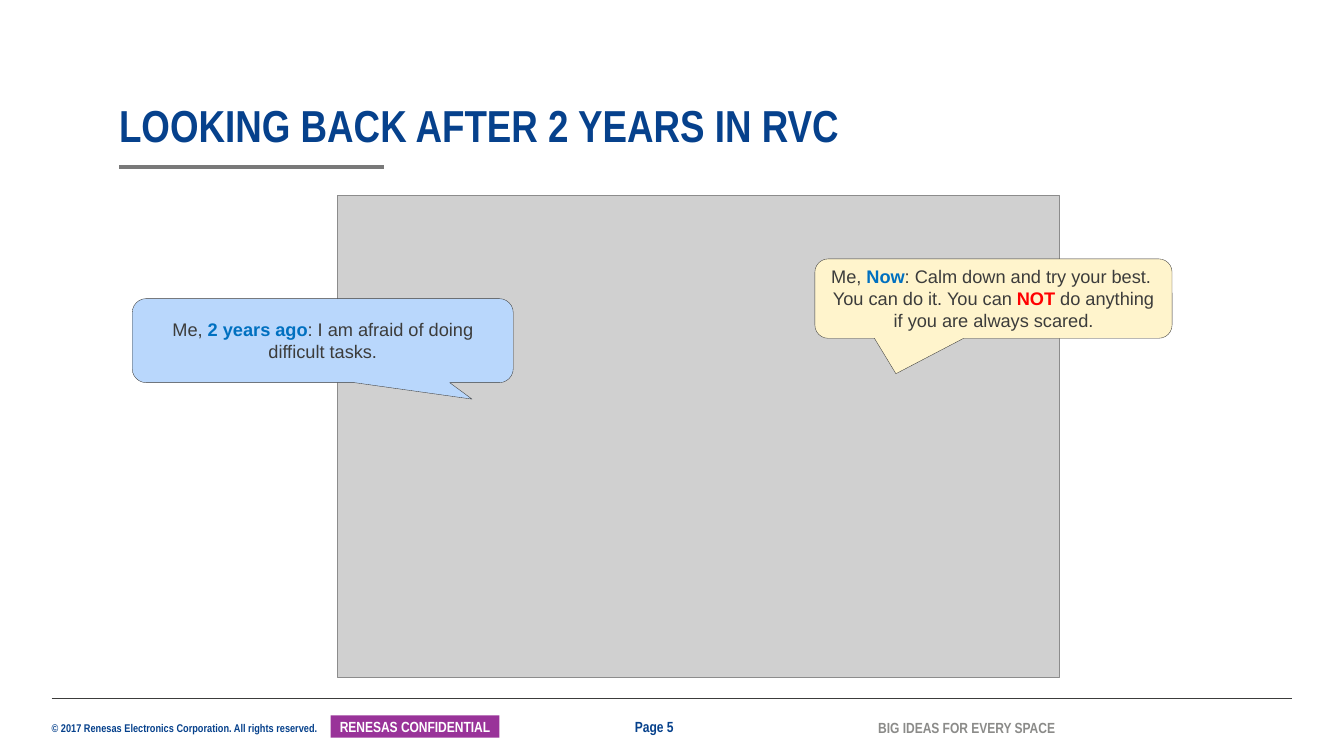
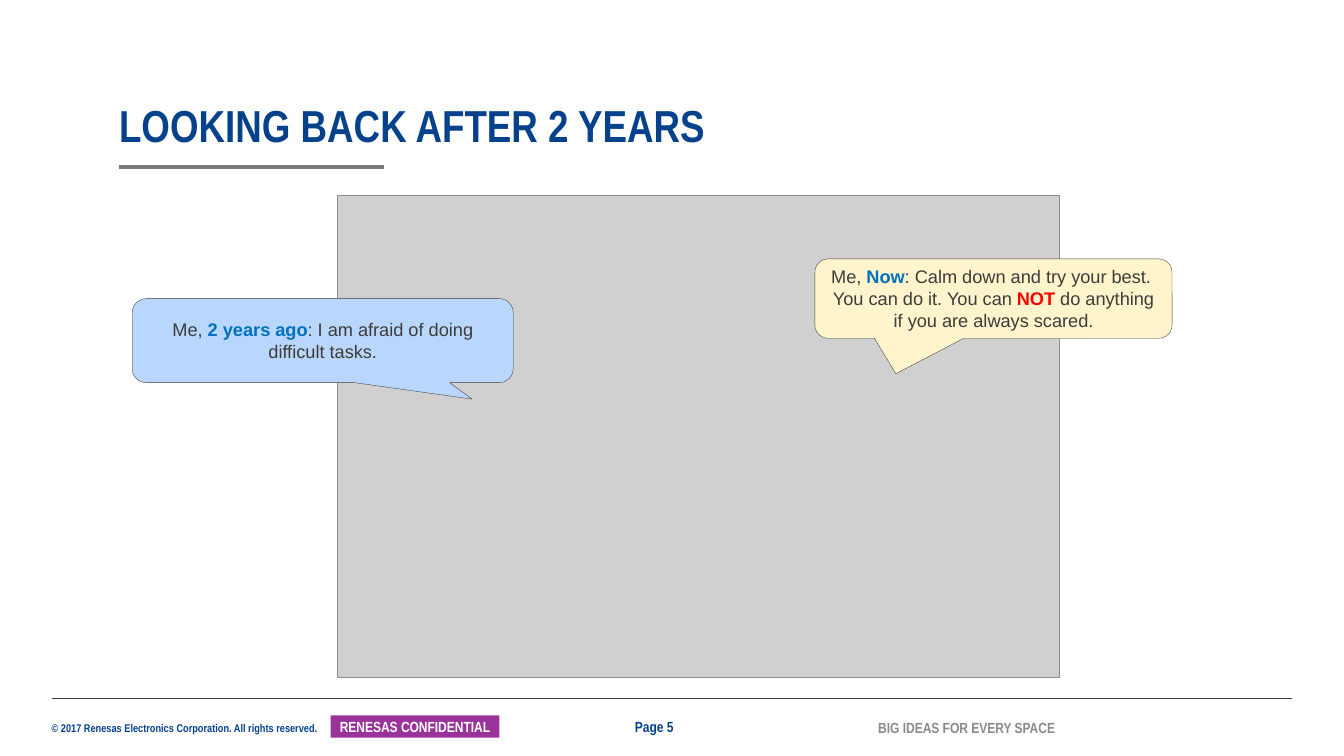
Before and after one commit to tranchikha/myapplication, a slide deck: slide 5 of LAST_TERM/2042_TranChiKha_SS32_MentorMentee_26G.pptx. Drawn at 1344x756 pixels with LibreOffice and Linux fonts; fonts in the diff are those of the drawing; grey boxes stand for pictures; background and template pictures are left out. Boxes give left, top, right and bottom in pixels: in the first picture for what was removed or moved away, otherwise in the second. Text is boxed around its words. In the diff, an @@ line names an element or a change of style, - is before the commit and + after.

```diff
--- a/LAST_TERM/2042_TranChiKha_SS32_MentorMentee_26G.pptx
+++ b/LAST_TERM/2042_TranChiKha_SS32_MentorMentee_26G.pptx
@@ title at (119, 110, 704, 143): text changed @@
-LOOKING BACK AFTER 2 YEARS IN RVC
+LOOKING BACK AFTER 2 YEARS
```
Also in this commit, not shown: 3 other slides changed, 1 other file.
